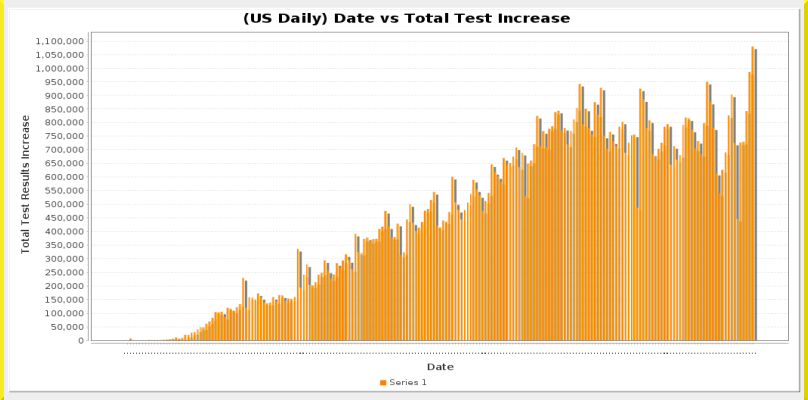
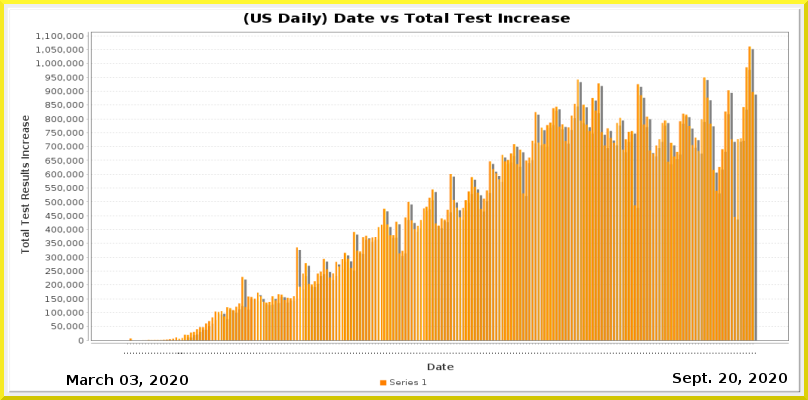
Layer changes from the first 808×400 image to the second:
removed layer "Pasted Layer" over [4, 0, 804, 400]
painted on "Current Date" over [719, 373, 737, 383]
painted on "Date_vs_TestIncrease.png" over [36, 33, 789, 354]
